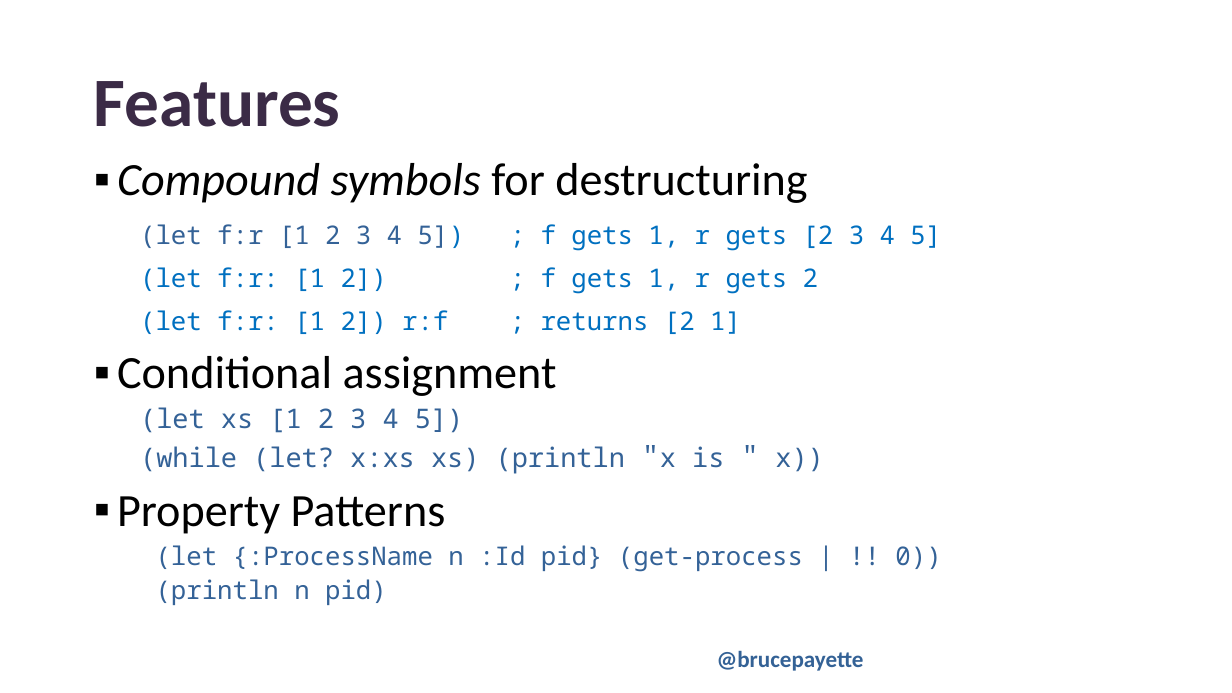
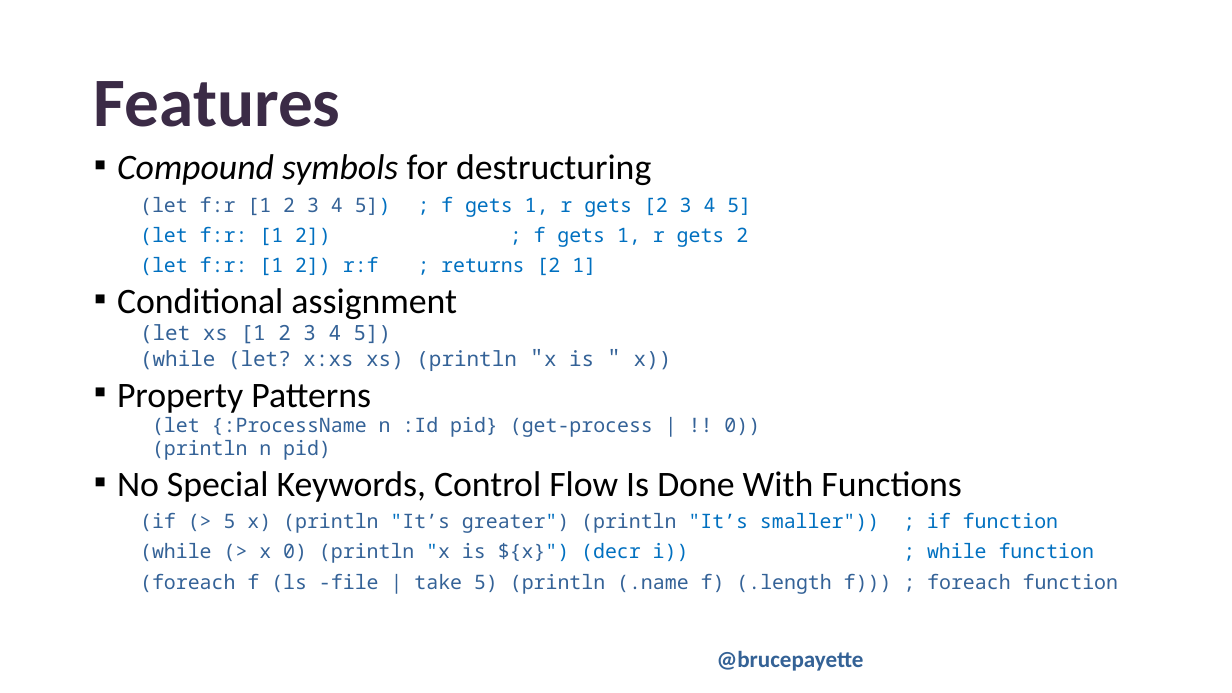
Before and after one commit to BrucePay/BraidLang, a slide deck: slide 11 of PSCONFEU23_payette_braid.pptx. Drawn at 1232x693 pixels with LibreOffice and Linux fonts; fonts in the diff are those of the drawing; background and template pictures are left out. Boxes give left, top, right and bottom in pixels: in the first picture for what was removed or moved away, otherwise in the second. Text is boxed around its words. In the diff, an @@ line names an element or a change of style, - is before the commit and + after.

Commit message:
Tweaks

```diff
--- a/PSCONFEU23_payette_braid.pptx
+++ b/PSCONFEU23_payette_braid.pptx
@@ text at (117, 154, 760, 460): size 36 to 27.9 pt in "Compound symbols for destructuring", "Conditional assignment", "Property Patterns"; size 20 to 15.5 pt in "(let f:r [1 2 3 4 5]) ...", "(let f:r: [1 2]) ; f gets ...", "(let f:r: [1 2]) r:f ; returns ...", "(let {:ProcessName n :Id pid} (get-process | ..." and 1 more places; size 21 to 16.3 pt in "(let xs [1 2 3 4 5])", "(while (let? x:xs xs) (println "x is ..."; size 24 to 18.6 pt in ""x ""; line spacing 0.9 to 0.7; line spacing 1.2 to 1 @@
@@ text at (117, 471, 1118, 594): paragraphs added @@
+▪ No Special Keywords, Control Flow Is Done With Functions
+  (if (> 5 x) (println "It’s greater") (println "It’s smaller")) ; if function
+  (while (> x 0) (println "x is ${x}") (decr i)) ; while function
+  (foreach f (ls -file | take 5) (println (.name f) (.length f))) ; foreach function
```
Also in this commit, not shown: 3 other slides changed.
